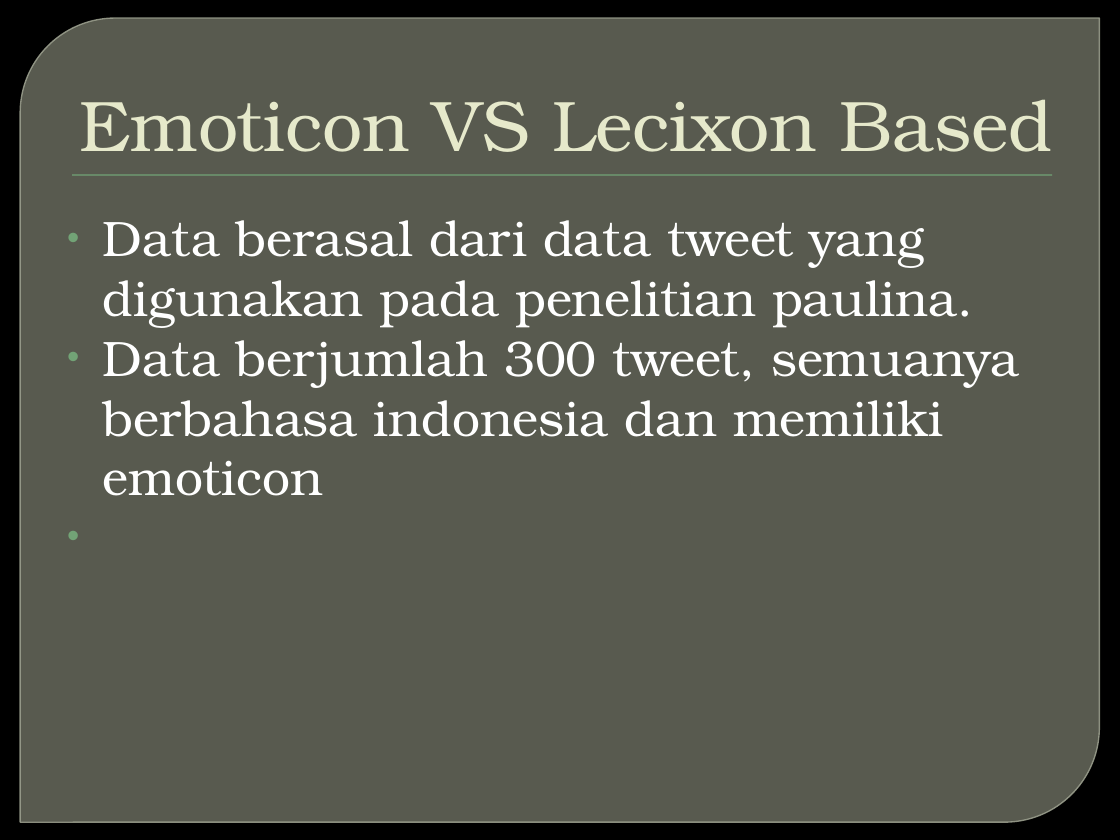
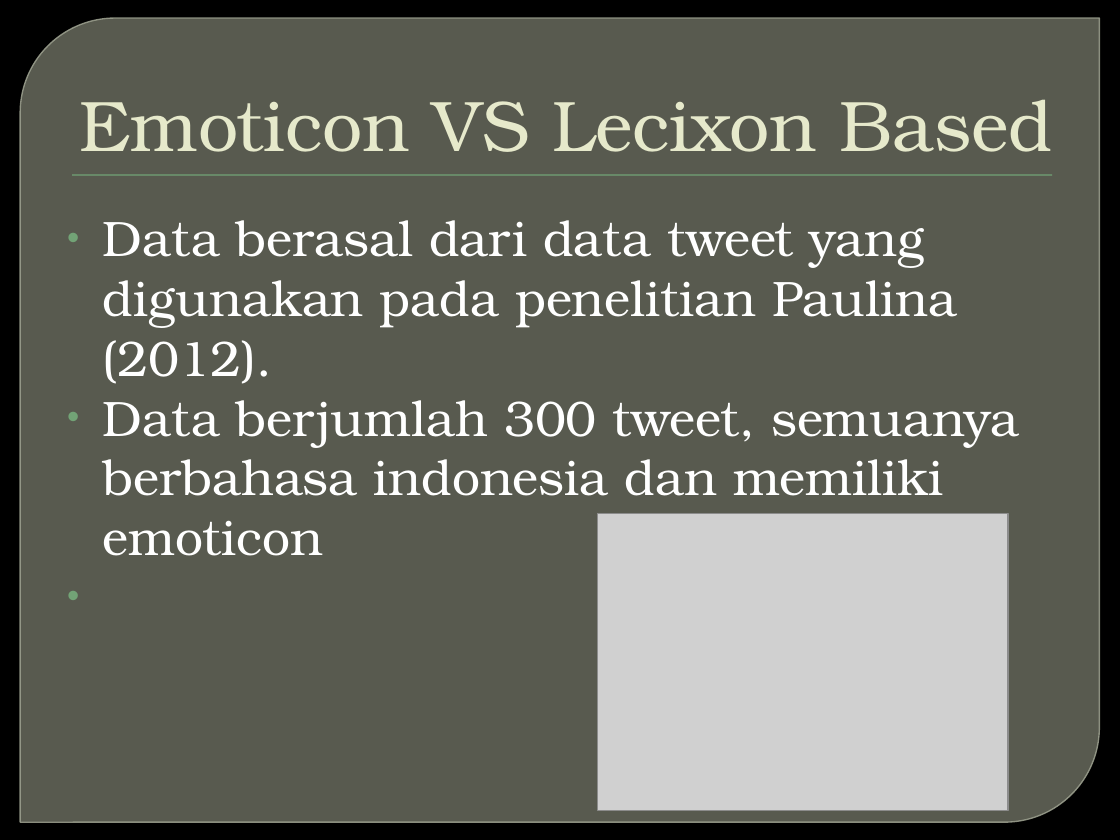
Before and after one commit to jankristanto/laporanthesis, a slide deck: slide 33 of OPINION MINING PADA TWITTER UNTUK BAHASA INDONESIA DENGAN.pptx (slide 17 before the commit). Drawn at 1120x840 pixels with LibreOffice and Linux fonts; fonts in the diff are those of the drawing; grey boxes stand for pictures; background and template pictures are left out. Boxes give left, top, right and bottom in pixels: in the first picture for what was removed or moved away, otherwise in the second. Text is boxed around its words. In the diff, an @@ line names an element or a change of style, - is before the commit and + after.

```diff
--- a/OPINION MINING PADA TWITTER UNTUK BAHASA INDONESIA DENGAN.pptx
+++ b/OPINION MINING PADA TWITTER UNTUK BAHASA INDONESIA DENGAN.pptx
@@ text at bbox=[103, 220, 957, 384]: text changed @@
-• Data berasal dari data tweet yang digunakan pada penelitian paulina.
+• Data berasal dari data tweet yang digunakan pada penelitian Paulina (2012).
@@ picture added at bbox=[597, 513, 1008, 810] @@
```
Also in this commit, not shown: 5 other slides changed, 18 slides added, 1 slide removed.
